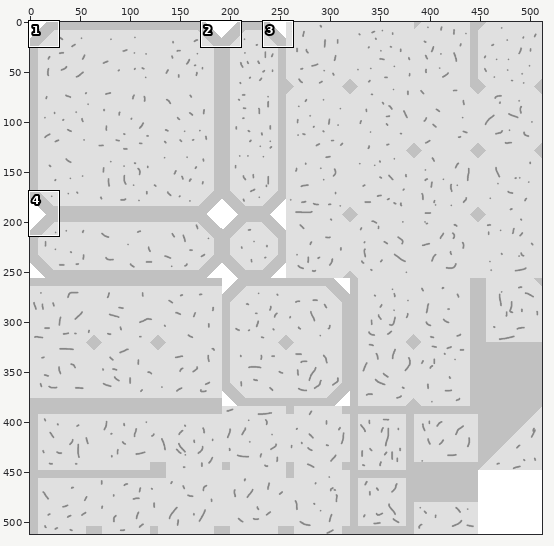
Two versions of one sprite sheet, !!Assets/Sprites/Tilemaps/Asteroid Tilemap.png. Above, an overview of the earlier version with the close-up marked.
Close-up. The starting point:
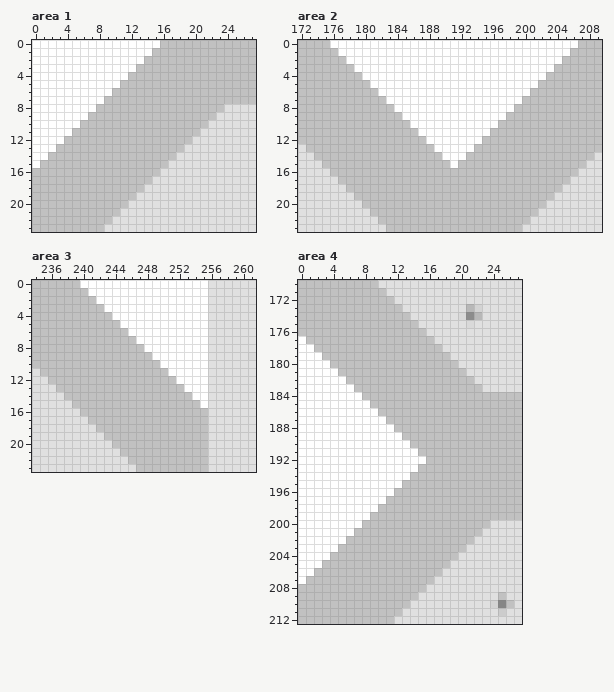
The file is 512x512 pixels. Colours within 5 levels of each other are drawn and written as one. Shown: area 1: x 0..27, y 0..23; area 2: x 172..209, y 0..23; area 3: x 234..261, y 0..23; area 4: x 0..27, y 170..212. The commit also changed other parts of the picture, which this record leaves out.
New version:
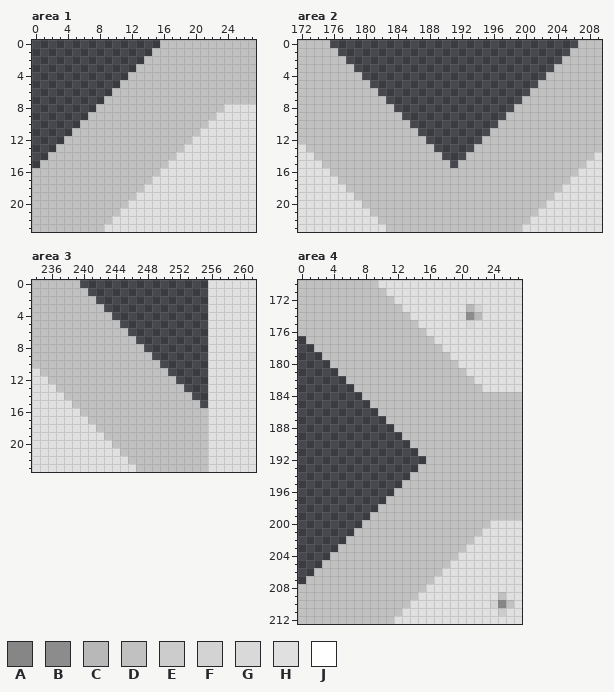
Palette (. is transparent): A #868686  B #8c8c8c  C #b8b8b8  D #c1c1c1  E #cccccc  F #d3d3d3  G #d9d9d9  H #e0e0e0  J #ffffff
Change:
Area 1:
y 0: x 0..15 JJJJJJJJJJJJJJJJ -> ................
y 1: x 0..14 JJJJJJJJJJJJJJJ -> ...............
y 2: x 0..13 JJJJJJJJJJJJJJ -> ..............
y 3: x 0..12 JJJJJJJJJJJJJ -> .............
y 4: x 0..11 JJJJJJJJJJJJ -> ............
y 5: x 0..10 JJJJJJJJJJJ -> ...........
y 6: x 0..9 JJJJJJJJJJ -> ..........
y 7: x 0..8 JJJJJJJJJ -> .........
y 8: x 0..7 JJJJJJJJ -> ........
y 9: x 0..6 JJJJJJJ -> .......
y 10: x 0..5 JJJJJJ -> ......
y 11: x 0..4 JJJJJ -> .....
y 12: x 0..3 JJJJ -> ....
y 13: x 0..2 JJJ -> ...
y 14: x 0..1 JJ -> ..
y 15: x 0 J -> .
Area 2:
y 0: x 176..206 JJJJJJJJJJJJJJJJJJJJJJJJJJJJJJJ -> ...............................
y 1: x 177..205 JJJJJJJJJJJJJJJJJJJJJJJJJJJJJ -> .............................
y 2: x 178..204 JJJJJJJJJJJJJJJJJJJJJJJJJJJ -> ...........................
y 3: x 179..203 JJJJJJJJJJJJJJJJJJJJJJJJJ -> .........................
y 4: x 180..202 JJJJJJJJJJJJJJJJJJJJJJJ -> .......................
y 5: x 181..201 JJJJJJJJJJJJJJJJJJJJJ -> .....................
y 6: x 182..200 JJJJJJJJJJJJJJJJJJJ -> ...................
y 7: x 183..199 JJJJJJJJJJJJJJJJJ -> .................
y 8: x 184..198 JJJJJJJJJJJJJJJ -> ...............
y 9: x 185..197 JJJJJJJJJJJJJ -> .............
y 10: x 186..196 JJJJJJJJJJJ -> ...........
y 11: x 187..195 JJJJJJJJJ -> .........
y 12: x 188..194 JJJJJJJ -> .......
y 13: x 189..193 JJJJJ -> .....
y 14: x 190..192 JJJ -> ...
y 15: x 191 J -> .
Area 3:
y 0: x 240..255 JJJJJJJJJJJJJJJJ -> ................
y 1: x 241..255 JJJJJJJJJJJJJJJ -> ...............
y 2: x 242..255 JJJJJJJJJJJJJJ -> ..............
y 3: x 243..255 JJJJJJJJJJJJJ -> .............
y 4: x 244..255 JJJJJJJJJJJJ -> ............
y 5: x 245..255 JJJJJJJJJJJ -> ...........
y 6: x 246..255 JJJJJJJJJJ -> ..........
y 7: x 247..255 JJJJJJJJJ -> .........
y 8: x 248..255 JJJJJJJJ -> ........
y 9: x 249..255 JJJJJJJ -> .......
y 10: x 250..255 JJJJJJ -> ......
y 11: x 251..255 JJJJJ -> .....
y 12: x 252..255 JJJJ -> ....
y 13: x 253..255 JJJ -> ...
y 14: x 254..255 JJ -> ..
y 15: x 255 J -> .
Area 4:
y 177: x 0 J -> .
y 178: x 0..1 JJ -> ..
y 179: x 0..2 JJJ -> ...
y 180: x 0..3 JJJJ -> ....
y 181: x 0..4 JJJJJ -> .....
y 182: x 0..5 JJJJJJ -> ......
y 183: x 0..6 JJJJJJJ -> .......
y 184: x 0..7 JJJJJJJJ -> ........
y 185: x 0..8 JJJJJJJJJ -> .........
y 186: x 0..9 JJJJJJJJJJ -> ..........
y 187: x 0..10 JJJJJJJJJJJ -> ...........
y 188: x 0..11 JJJJJJJJJJJJ -> ............
y 189: x 0..12 JJJJJJJJJJJJJ -> .............
y 190: x 0..13 JJJJJJJJJJJJJJ -> ..............
y 191: x 0..14 JJJJJJJJJJJJJJJ -> ...............
y 192: x 0..15 JJJJJJJJJJJJJJJJ -> ................
y 193: x 0..14 JJJJJJJJJJJJJJJ -> ...............
y 194: x 0..13 JJJJJJJJJJJJJJ -> ..............
y 195: x 0..12 JJJJJJJJJJJJJ -> .............
y 196: x 0..11 JJJJJJJJJJJJ -> ............
y 197: x 0..10 JJJJJJJJJJJ -> ...........
y 198: x 0..9 JJJJJJJJJJ -> ..........
y 199: x 0..8 JJJJJJJJJ -> .........
y 200: x 0..7 JJJJJJJJ -> ........
y 201: x 0..6 JJJJJJJ -> .......
y 202: x 0..5 JJJJJJ -> ......
y 203: x 0..4 JJJJJ -> .....
y 204: x 0..3 JJJJ -> ....
y 205: x 0..2 JJJ -> ...
y 206: x 0..1 JJ -> ..
y 207: x 0 J -> .
